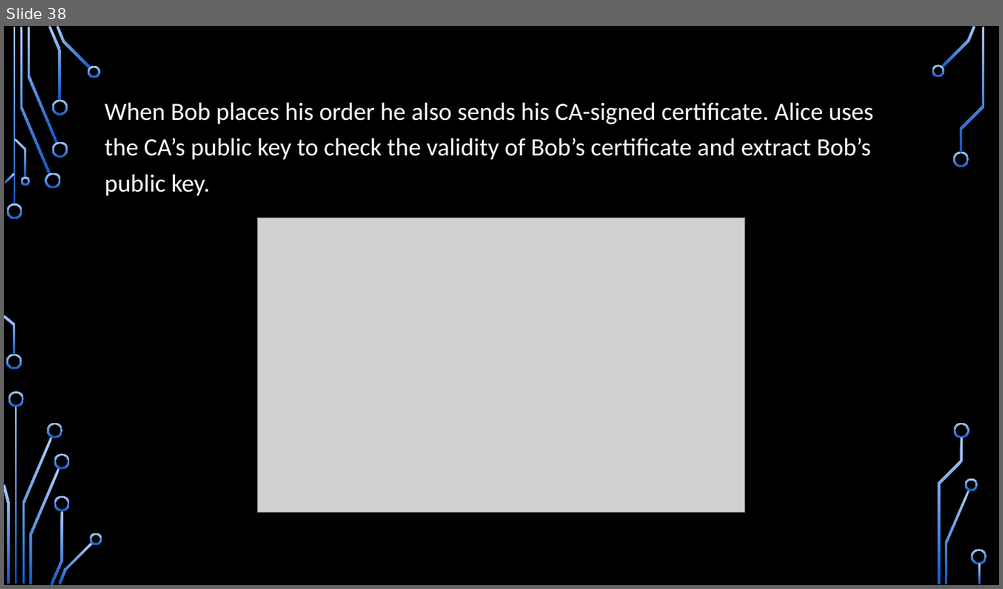
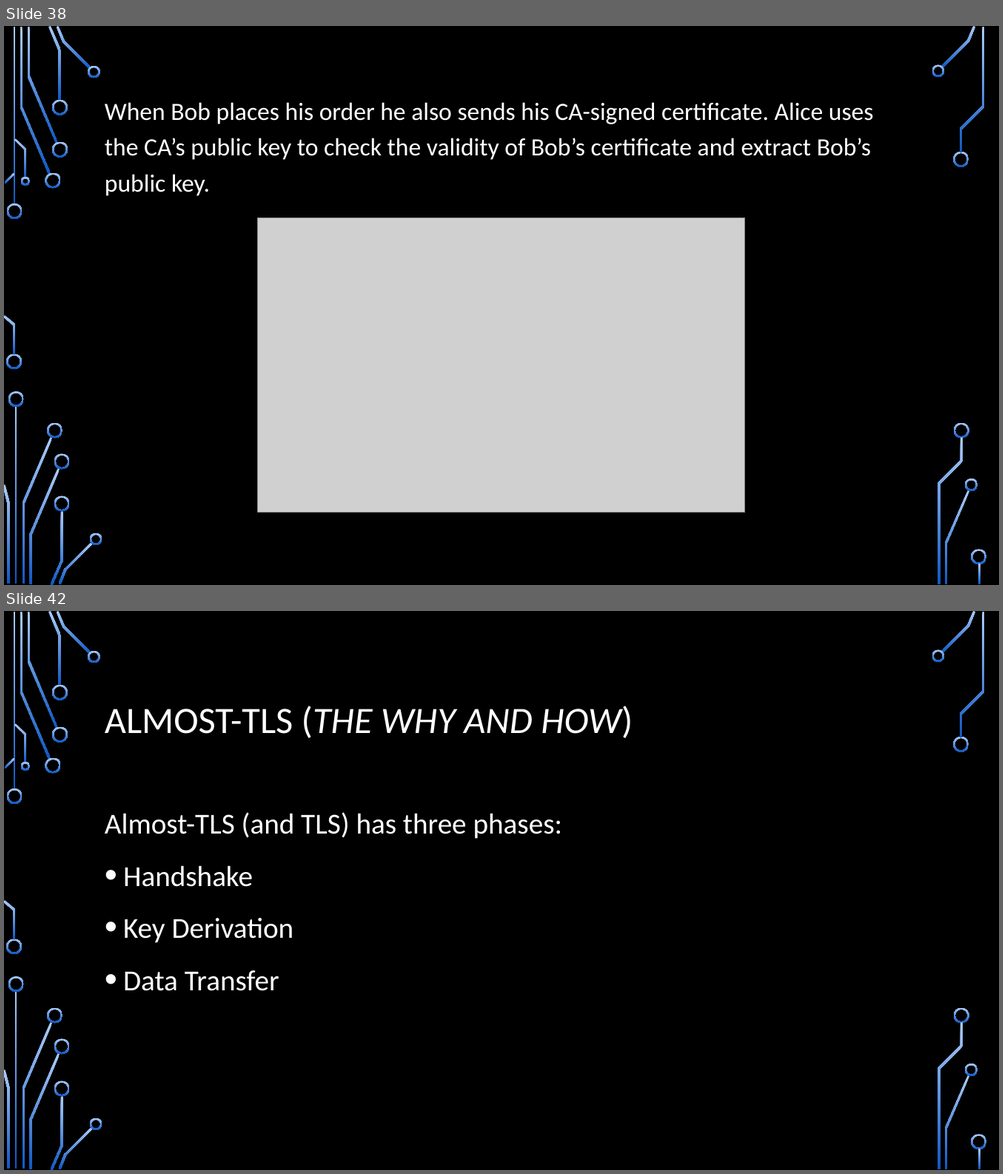
Before and after one commit to CDsonji/NET-Seminar, a slide deck: TLS.pptx. Shown one above the other, each under a label of ours: slide 38 before the commit, slides 38 and 42 after it; the slides between them are not shown. The pictures are 1003x589 and 1003x1174 pixels, drawn with LibreOffice and Linux fonts; fonts in the diff are those of the drawing; grey boxes stand for pictures; background and template pictures are left out. Boxes give left, top, right and bottom in pixels: in the first picture for what was removed or moved away, otherwise in the second. Text is boxed around its words. In the diff, an @@ line names an element or a change of style, - is before the commit and + after.

```diff
--- a/TLS.pptx
+++ b/TLS.pptx
@@ slide 42 added at bbox=[4, 611, 999, 1170], background picture (left out); not listed: 36 template elements that a slide beside it also shows @@
@@ title added at bbox=[105, 706, 632, 738], 36 pt, text #FFFFFF @@
+ALMOST-TLS (THE WHY AND HOW)
@@ text added at bbox=[105, 812, 562, 991], 28 pt, text #FFFFFF @@
+Almost-TLS (and TLS) has three phases:
+• Handshake
+• Key Derivation
+• Data Transfer
```
Also in this commit, not shown: 2 slides changed, 15 other slides added.
